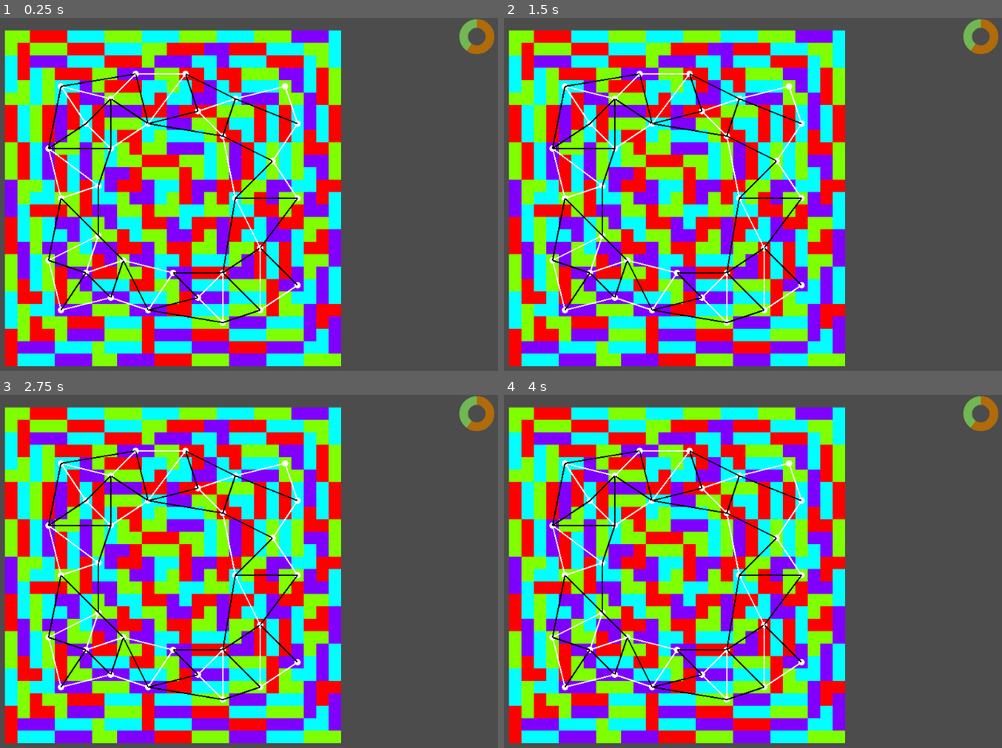
Above: before the commit, frames 1-4 (two rows, left to right).
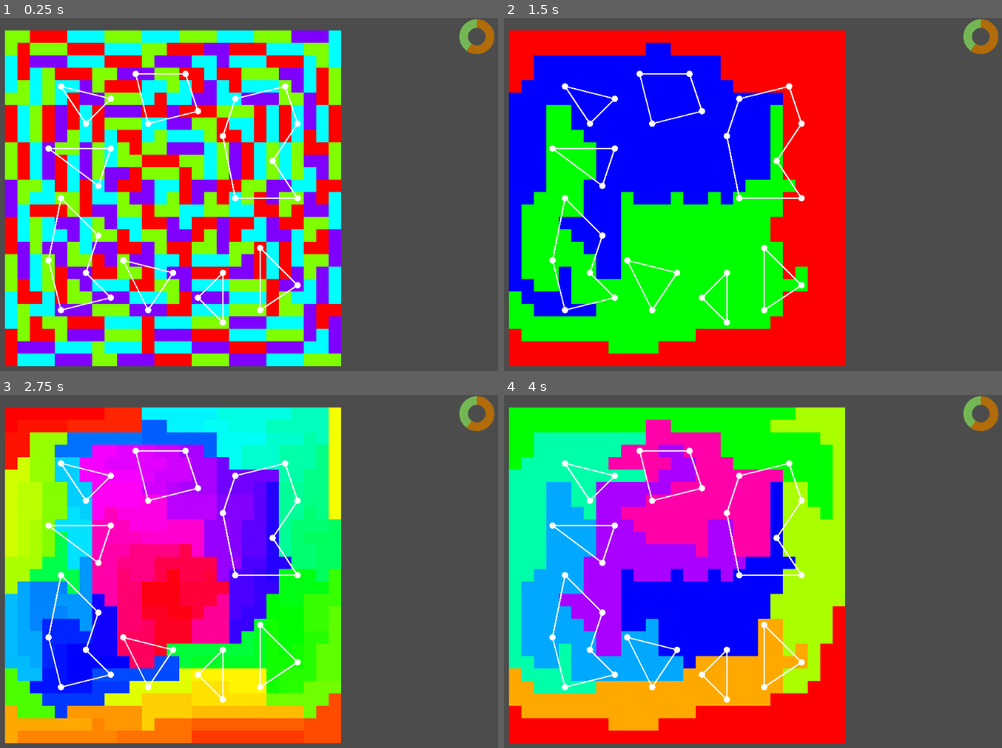
Above: after the commit, the same moments.

Repository: Pe3Hu/pononga
Game: Godot game, scene res://scenes/Game.tscn
The game is run twice, just before and just after one commit, with the same random seed, the same clock (stepped at 60 frames per second) and the same inputs.
Inputs (mouse positions are in pixels of both pictures, inside the frame that each line leads up to):
- Up to frame 1 (0.25 s): no input
- Up to frame 2 (1.5 s): tap Enter at 0.5 s; move the mouse to (822, 187) at 0.52 s; click (822, 187) at 0.67 s; tap Space at 1.25 s; move the mouse to (553, 222) at 1.27 s; click (553, 222) at 1.42 s
- Up to frame 3 (2.75 s): tap Enter at 2 s; move the mouse to (244, 500) at 2.02 s; click (244, 500) at 2.17 s
- Up to frame 4 (4 s): tap Space at 2.75 s; move the mouse to (653, 656) at 2.77 s; click (653, 656) at 2.92 s; tap Enter at 3.5 s; move the mouse to (872, 638) at 3.52 s; click (872, 638) at 3.67 s

The runs differ from the first frame. In frame 1, 2.5% of the frame differs, in the area x 9-60%, y 15-87%; in frame 2, 59%; in frame 3, 62%; in frame 4, 62%, in the area x 0-69%, y 3-99%.

Commit message:
version 0.0111
1. loop checked started
2. Cohort & Arena update

Diff:
--- a/scripts/Classes_Arena.gd
+++ b/scripts/Classes_Arena.gd
@@ -104,11 +104,30 @@
 				var cultivator = Classes_Arena.Cultivator.new(input)
 				arr.cultivator.append(cultivator)
 
+class Cohort:
+	var num = {}
+	var arr = {}
+	var flag = {}
+	var obj = {}
+
+	func _init(input_):
+		obj.sect = input_.sect
+		obj.arena = input_.arena
+		obj.arena.dict.cohort[obj.sect.obj.village].append(self)
+		arr.cultivator = []
+
 class Arena:
 	var num = {}
-	var arr = {}
+	var dict = {}
 	var obj = {}
 
 	func _init(input_):
 		num.index = Global.num.primary_key.arena
 		Global.num.primary_key.arena += 1
+		obj.road = input_.road
+		obj.map = input_.road.arr.village.front().obj.map
+		dict.cohort = {}
+
+		for village in input_.road.arr.village:
+			village.arr.arena.append(self)
+			dict.cohort[village] = []
--- a/scripts/Classes_Map.gd
+++ b/scripts/Classes_Map.gd
@@ -109,14 +109,18 @@
 		arr.neighbor = []
 		arr.sect = []
 		arr.road = []
+		arr.arena = []
 		flag.arenas = false
 		flag.interior = false
 		obj.map = input_.map
 		obj.capital = input_.capital
 		obj.capital.flag.capital = true
 		obj.capital.obj.village = self
-
+		get_to_center()
 		init_sects()
+
+	func get_to_center():
+		num.to_center = obj.capital.vec.center.distance_to(obj.map.vec.center)
 
 	func init_sects():
 		var input = {}
@@ -173,6 +177,7 @@
 		arr.region = []
 		arr.village = []
 		arr.road = []
+		arr.arena = []
 		flag.domain = false
 		flag.rank = false
 		init_vicinitys()
@@ -180,6 +185,7 @@
 		init_regions()
 		init_sectors()
 		init_villages()
+		init_roads()
 		init_arenas()
 
 	func init_vicinitys():
@@ -216,7 +222,7 @@
 	func init_regions():
 		init_associates()
 		set_region_neighbors(0)
-		#init_region_ranks()
+		init_region_ranks()
 		set_4_domains()
 		#while arr.region.size() < Global.num.region.ranks:
 			#var rank = arr.region.size() - 1
@@ -232,6 +238,7 @@
 			for vicinity in vicinitys:
 				unused.append(vicinity)
 
+		#loop checked
 		while unused.size() > Global.num.associate.size:
 			generate_associate(unused)
 
@@ -260,6 +267,7 @@
 		var vicinitys = [begin]
 		var flag = true
 
+		#loop checked
 		while vicinitys.size() < Global.num.associate.size && flag:
 			var options = []
 
@@ -392,11 +400,15 @@
 				for vicinity in region.arr.vicinity:
 					ununioned_vicinitys.append(vicinity)
 
+		#loop checked
 		while rank < Global.num.region.ranks-1:
 			flag.rank = false
 			arr.region.append([])
 
-			while !flag.rank:
+			##var counter = 0 && counter < 1000: counter +=1
+			var counter = 0
+			while !flag.rank && counter < 1000:
+				counter +=1
 				flag.rank = true
 				var free_regions = []
 				var ununioned_regions = []
@@ -613,7 +625,6 @@
 			input.map = self
 			var village = Classes_Map.Village.new(input)
 			arr.village.append(village)
-
 			var arounds = [input.capital]
 
 			for _i in Global.num.village.estrangement:
@@ -645,9 +656,7 @@
 						village.arr.neighbor.append(around.obj.village)
 						around.obj.village.arr.neighbor.append(village)
 
-			#print(village.arr.neighbor,arounds.size())
-
-		init_roads()
+			#rint(illage.arr.neighbor,arounds.size())
 
 	func init_roads():
 		for village in arr.village:
@@ -671,7 +680,7 @@
 			datas.append(data)
 
 		datas.sort_custom(Sorter, "sort_ascending")
-		#print(datas)
+		#rint(datas)
 		var cleans = []
 
 		for _i in range(datas.size()-1,-1,-1):
@@ -690,14 +699,14 @@
 			arr.road.erase(road)
 
 		for road in arr.road:
+			if road.check_straight() && road.num.d >= (Global.num.road.vicinity-1)*Global.num.vicinity.a:
+				arr.road.erase(road)
+
+		for road in arr.road:
 			for village in road.arr.village:
 				village.arr.road.append(road)
 
-		for road in arr.road:
-			if road.check_straight() && road.num.d >= (Global.num.road.vicinity-1)*Global.num.vicinity.a:
-				arr.road.erase(road)
-
-		#print(Global.num.road.vicinity-1)#7 too much
+		#pint(Global.num.road.vicinity-1)#7 too much
 		set_village_interiors()
 
 	func set_village_interiors():
@@ -722,83 +731,124 @@
 
 	func init_arenas():
 		var n = 2
+		var success = false
+
+		while !success:
+			success = true
+			var datas = []
+			reset_arenas()
+
+			for village in arr.village:
+				var data = {}
+				data.village = village
+				data.roads = village.arr.road.size()
+				data.arenas = 0
+				datas.append(data)
+
+			while datas.size() > 0 && success:
+				var min_roads = 99
+				var max_arenas = 0
+
+				for data in datas:
+					if max_arenas < data.arenas:
+						max_arenas = data.arenas
+
+				for data in datas:
+					if data.arenas == max_arenas:
+						if min_roads > data.roads:
+							min_roads = data.roads
+
+				var options = []
+
+				for data in datas:
+					if data.arenas == max_arenas && min_roads == data.roads:
+						options.append(data)
+
+				Global.rng.randomize()
+				var index_r = Global.rng.randi_range(0, options.size()-1)
+				var data = options[index_r]
+
+				while data.arenas < n && success:
+					var datas_ = []
+
+					for road in data.village.arr.road:
+						if !road.flag.arena && !road.arr.village.front().flag.arenas && !road.arr.village.back().flag.arenas:
+							var data_ = {}
+							data_.road = road
+							data_.value = 0
+							var village = road.arr.village.front()
+
+							if village == data.village:
+								village = road.arr.village.back()
+
+							for road_ in village.arr.road:
+								var village_ = road_.arr.village.front()
+
+								if village_ == village:
+									village_ = road_.arr.village.back()
+
+								if !village_.flag.arenas:
+									data_.value += 1
+
+							datas_.append(data_)
+
+					if datas_.size() > 0:
+						datas_.sort_custom(Sorter, "sort_ascending")
+
+						var road = datas_[0].road
+						road.set_arena(true)
+
+						for village in road.arr.village:
+							for data_ in datas:
+								if data_.village == village:
+									data_.arenas += 1
+									data_.roads -= 1
+
+									if data_.arenas == n:
+										data_.village.flag.arenas = true
+										datas.erase(data_)
+					else:
+						datas.erase(data)
+						success = false
+
+		#relocate_roads()
+
+#		for village in arr.village:
+#			if village.flag.arenas:
+#				var value = 0
+#
+#				for road in village.arr.road:
+#					if road.flag.arena:
+#						value += 1
+#				if value != 2:
+#					pint(value)
+		for road in arr.road:
+			if road.flag.arena:
+				var input = {}
+				input.road = road
+				var arena = Classes_Arena.Arena.new(input)
+				arr.arena.append(arena)
+
+	func spread_cohorts():
+		for village in arr.village:
+			for arena in village.arr.arena:
+				for sect in village.arr.sect:
+					var input = {}
+					input.sect = input.sect
+					input.arena = input.arena
+					var cohort = Classes_Arena.Cohort.new(input)
+					arena.arr.cohort.append(cohort)
+
+
+	func reset_arenas():
+		for village in arr.village:
+			village.flag.arenas = false
+
+		for road in arr.road:
+			road.flag.arena = false
+
+	func relocate_roads():
 		var datas = []
-
-		for village in arr.village:
-			var data = {}
-			data.village = village
-			data.roads = village.arr.road.size()
-			data.arenas = 0
-			datas.append(data)
-
-		while datas.size() > 0:
-			var min_roads = 99
-			var max_arenas = 0
-
-			for data in datas:
-				if max_arenas < data.arenas:
-					max_arenas = data.arenas
-
-			for data in datas:
-				if data.arenas == max_arenas:
-					if min_roads > data.roads:
-						min_roads = data.roads
-
-			var options = []
-
-			for data in datas:
-				if data.arenas == max_arenas && min_roads == data.roads:
-					options.append(data)
-
-			Global.rng.randomize()
-			var index_r = Global.rng.randi_range(0, options.size()-1)
-			var data = options[index_r]
-			var fail = false
-
-			while data.arenas < n && !fail:
-				var datas_ = []
-
-				for road in data.village.arr.road:
-					if !road.flag.arena && !road.arr.village.front().flag.arenas && !road.arr.village.back().flag.arenas:
-						var data_ = {}
-						data_.road = road
-						data_.value = 0
-						var village = road.arr.village.front()
-
-						if village == data.village:
-							village = road.arr.village.back()
-
-						for road_ in village.arr.road:
-							var village_ = road_.arr.village.front()
-
-							if village_ == village:
-								village_ = road_.arr.village.back()
-
-							if !village_.flag.arenas:
-								data_.value += 1
-
-						datas_.append(data_)
-
-				if datas_.size() > 0:
-					datas_.sort_custom(Sorter, "sort_ascending")
-
-					var road = datas_[0].road
-					road.set_arena(true)
-
-					for village in road.arr.village:
-						for data_ in datas:
-							if data_.village == village:
-								data_.arenas += 1
-								data_.roads -= 1
-
-								if data_.arenas == n:
-									data_.village.flag.arenas = true
-									datas.erase(data_)
-				else:
-					datas.erase(data)
-					fail = true
-
-		datas = []
 
 		for village in arr.village:
 			if !village.flag.arenas:
@@ -812,11 +862,11 @@
 
 				datas.append(data)
 
-		print(datas)
+		#pint(datas)
 
 		for data in datas:
 			if data.arenas == 0:
-				print('!')
+				print('Single arena fail')
 				var neighbors = []
 				var options = []
 
@@ -841,14 +891,45 @@
 
 				for village in road.arr.village:
 					for road_ in village.arr.road:
-						if road_.arr.village.has(data):
+						if road_.arr.village.has(data.village):
 							road_.set_arena(true)
 
 				data.village.flag.arenas = true
 				datas.erase(data)
 
 			if !data.village.flag.interior:
-				pass
+				push_to_interior(data.village)
+
+	func push_to_interior(village_):
+		var data = {}
+		data.min = village_.num.to_center
+		data.village = null
+		data.road = null
+		data.road_ = null
+
+		for road in village_.arr.road:
+			if !road.flag.arena:
+				var neighbor = road.arr.village.front()
+
+				if neighbor == village_:
+					neighbor = road.arr.village.back()
+
+				for road_ in neighbor.arr.road:
+					if road_.flag.arena:
+						var village = road_.arr.village.front()
+
+						if village == village_:
+							village = road_.arr.village.back()
+
+						if data.min > village.num.to_center && village.flag.arenas:
+							data.min = neighbor.num.to_center
+							data.village = village
+							data.road = road
+							data.road_ = road_
+
+		data.road_.set_arena(false)
+		data.road.set_arena(true)
+		#pint(data)
 
 	func check_border(grid_):
 		return grid_.x >= 0 && grid_.x < Global.num.map.cols && grid_.y >= 0 && grid_.y < Global.num.map.rows
--- a/scripts/Game.gd
+++ b/scripts/Game.gd
@@ -15,7 +15,7 @@
 func _input(event):
 	if event is InputEventMouseButton:
 		if Global.flag.click:
-			#Global.next_rank()
+			Global.next_rank()
 			Global.flag.click = !Global.flag.click
 		else:
 			Global.flag.click = !Global.flag.click
--- a/scripts/MapDraw.gd
+++ b/scripts/MapDraw.gd
@@ -19,6 +19,7 @@
 				draw_circle(vicinity.vec.center, Global.num.vicinity.a/4, color)
 
 	for road in Global.obj.map.arr.road:
+		if road.flag.arena:
 			draw_line(road.arr.point.front(), road.arr.point.back(), road.color.line, Global.num.road.width)
 
 func _process(delta):
